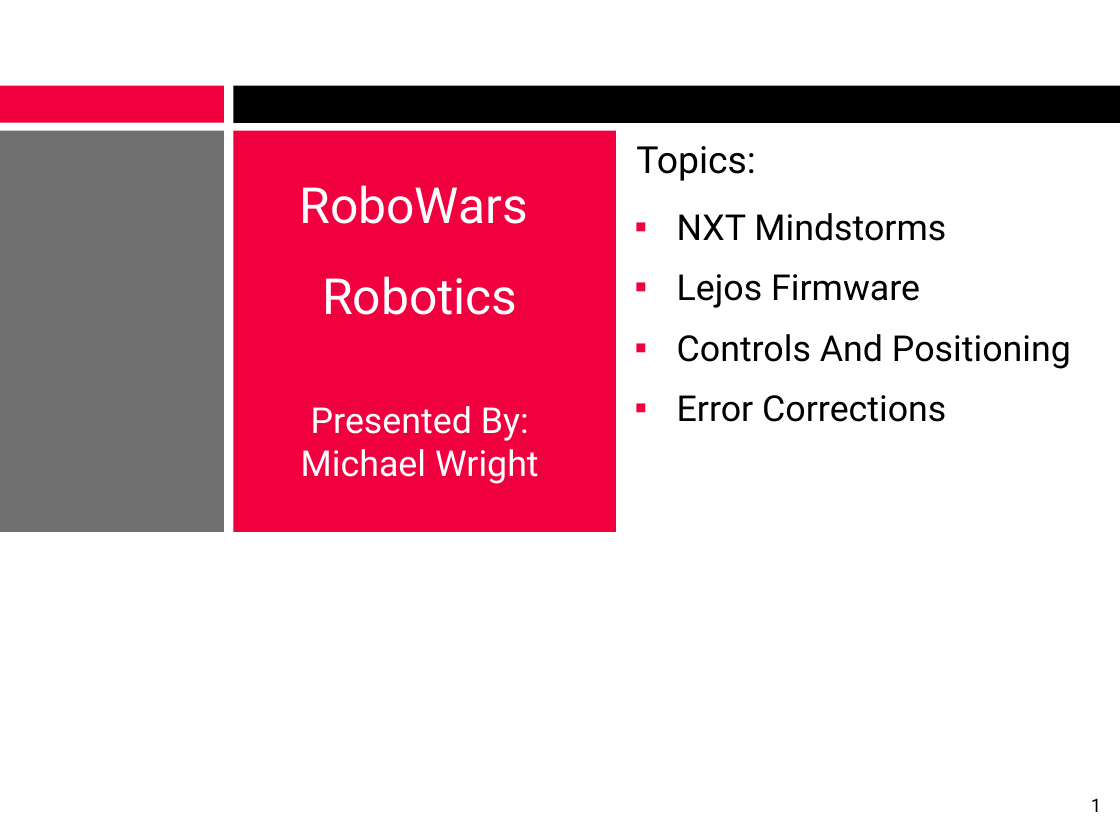
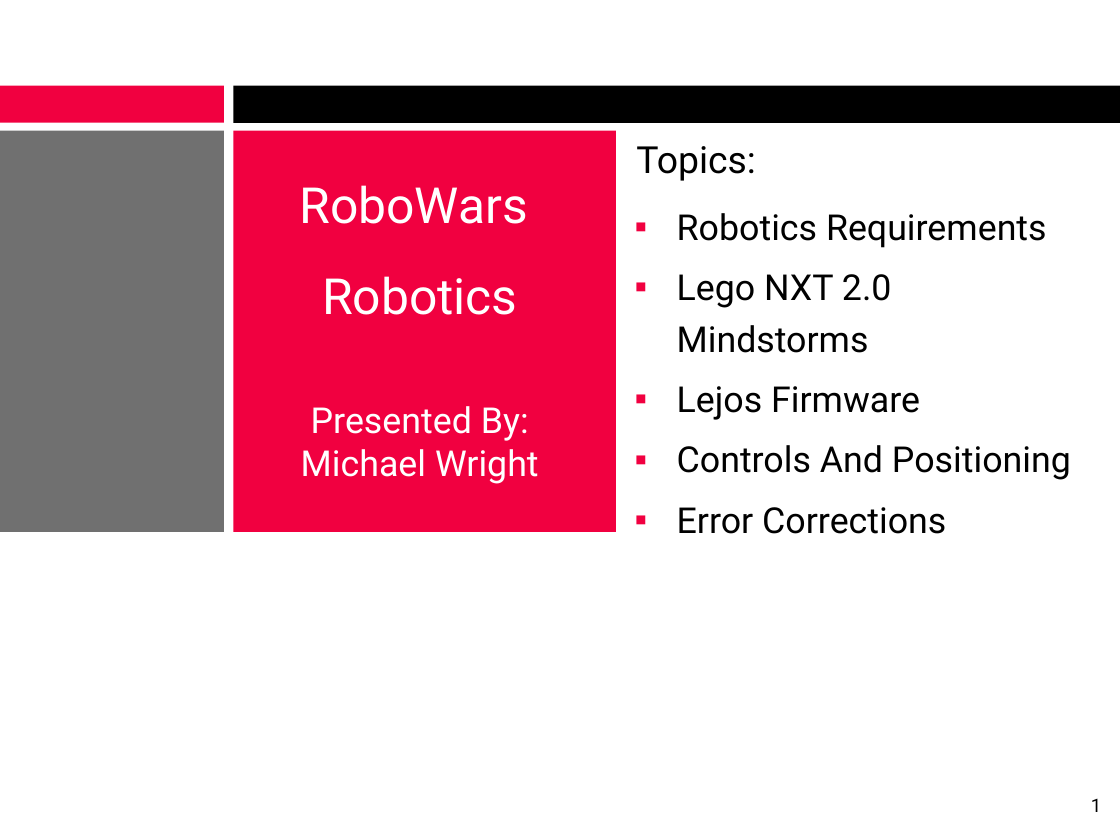
Before and after one commit to alexcraig/RoboWars, a slide deck: slide 1 of docs/presentation_slides/RoboWarsPresentation_MikeWright.ppt. Drawn at 1120x840 pixels with LibreOffice and Linux fonts; fonts in the diff are those of the drawing; background and template pictures are left out. Boxes give left, top, right and bottom in pixels: in the first picture for what was removed or moved away, otherwise in the second. Text is boxed around its words. In the diff, an @@ line names an element or a change of style, - is before the commit and + after.

```diff
--- a/docs/presentation_slides/RoboWarsPresentation_MikeWright.ppt
+++ b/docs/presentation_slides/RoboWarsPresentation_MikeWright.ppt
@@ text at <box>677,213,1047,353</box>: text changed @@
-▪ NXT Mindstorms
+▪ Robotics Requirements
+▪ Lego NXT 2.0 Mindstorms
```
Also in this commit, not shown: 5 other slides changed, 4 slides added, 1 slide removed, 4 other files.
